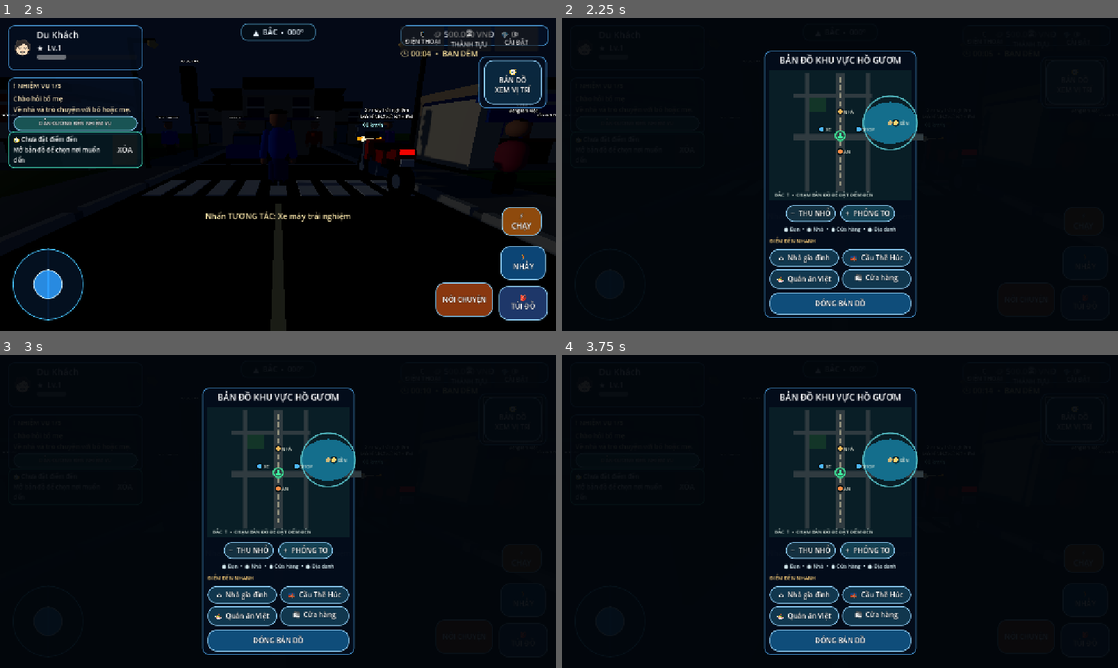
Above: before the commit, frames 1-4 (two rows, left to right).
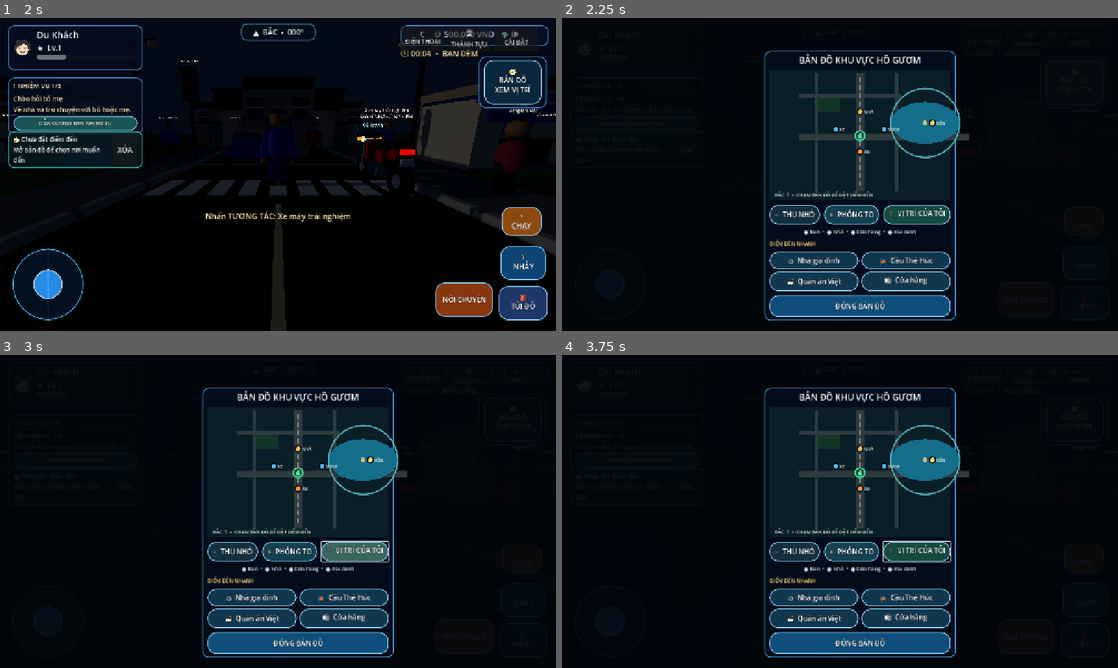
Above: after the commit, the same moments.

Repository: temu838655-dev/Vi-t-Nam-Du-L-ch
Game: Godot game, scene res://scenes/main.tscn
Two runs of this game, one before a commit and one after it. Both use one fixed random seed, a clock stepped at 60 frames per second and the inputs below.
Inputs (mouse positions are in pixels of both pictures, inside the frame that each line leads up to):
- Up to frame 1 (2 s): click "▶ CHƠI NGAY" at 0.5 s; click "BẮT ĐẦU HÀNH TRÌNH MỚI" at 1.25 s
- Up to frame 2 (2.25 s): click "🧭 BẢN ĐỒ XEM VỊ TRÍ" at 2 s
- Up to frame 3 (3 s): click (355, 552) at 2.75 s, where only the run after the commit has a clickable "⌖ VỊ TRÍ CỦA TÔI"
- Up to frame 4 (3.75 s): click "DẪN ĐƯỜNG ĐẾN NHIỆM VỤ" at 3.5 s

Frame 1 is identical in both runs. In frame 2, 13% of the frame differs, in the area x 36-74%, y 10-97%; in frame 3, 13%; in frame 4, 13%.

Commit message:
Add recenter control to local map

Diff:
--- a/Godot/scripts/mobile_hud.gd
+++ b/Godot/scripts/mobile_hud.gd
@@ -1375,6 +1375,14 @@
 	zoom_in.pressed.connect(_change_map_zoom.bind(0.2))
 	map_tools.add_child(zoom_in)
 
+	var recenter := Button.new()
+	recenter.text = "⌖  VỊ TRÍ CỦA TÔI"
+	recenter.custom_minimum_size = Vector2(0, 38)
+	recenter.size_flags_horizontal = Control.SIZE_EXPAND_FILL
+	_style_game_button(recenter, Color(0.08, 0.29, 0.25, 1.0))
+	recenter.pressed.connect(_center_map_on_player)
+	map_tools.add_child(recenter)
+
 	var legend := Label.new()
 	legend.text = "● Bạn  •  ● Nhà  •  ● Cửa hàng  •  ● Địa danh"
 	legend.horizontal_alignment = HORIZONTAL_ALIGNMENT_CENTER
@@ -1420,6 +1428,15 @@
 		return
 	map_canvas.zoom_level = clampf(map_canvas.zoom_level + amount, 0.6, 2.0)
 	map_canvas.queue_redraw()
+
+func _center_map_on_player() -> void:
+	if not is_instance_valid(map_canvas) or not is_instance_valid(player):
+		return
+	map_canvas.map_center = player.global_position
+	map_canvas.player_position = player.global_position
+	map_canvas.player_rotation_y = player.rotation.y
+	map_canvas.queue_redraw()
+	_show_message("Đã đưa bản đồ về vị trí hiện tại của bạn.")
 
 func _resolve_waypoint_name(world_position: Vector3) -> String:
 	var best_name := "Điểm đánh dấu"
